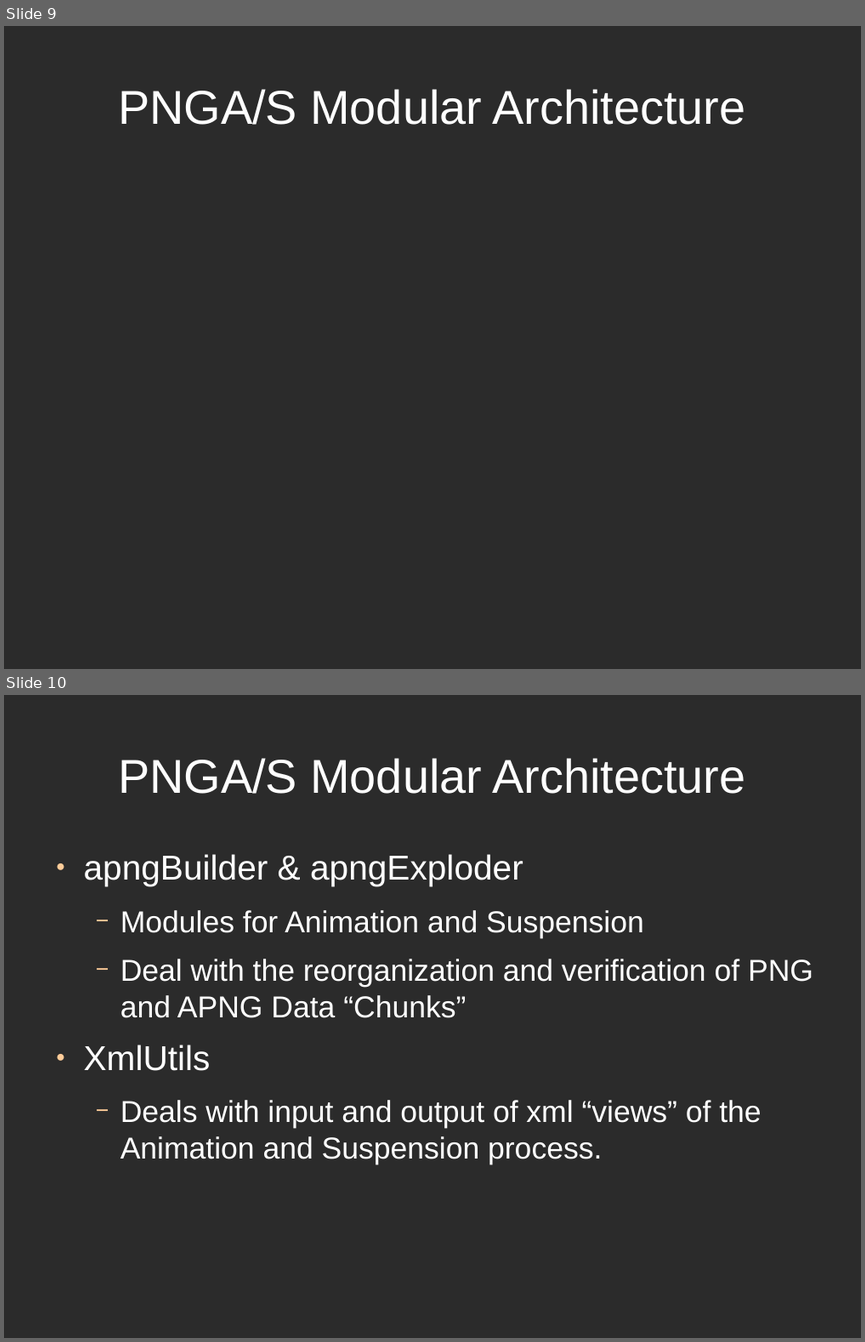
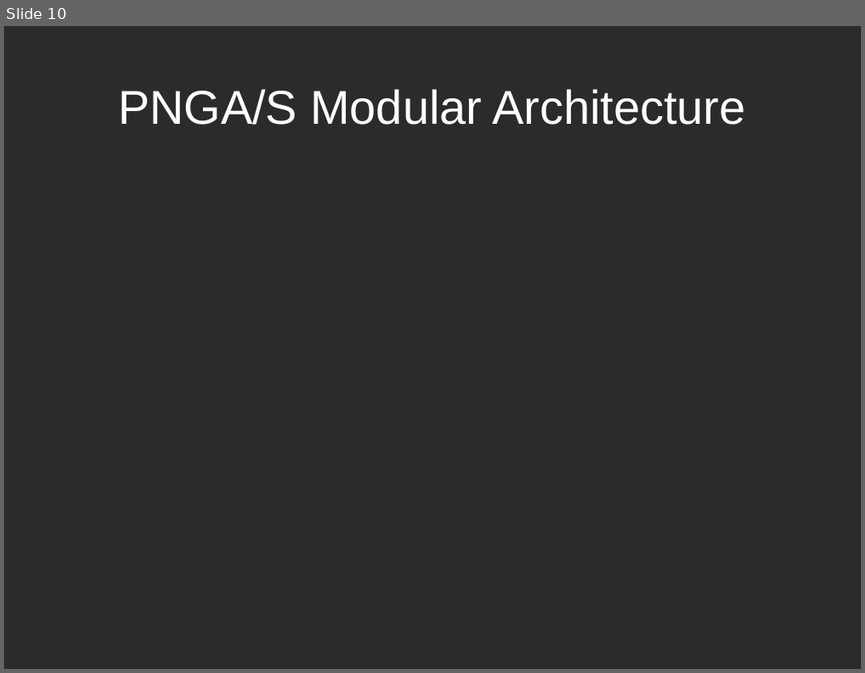
Before and after one commit to directrix1/se2, a slide deck: wip/SE2Presentation.odp. Shown one above the other, each under a label of ours: slides 9 and 10 before the commit, slide 10 after it. The pictures are 865x1342 and 865x673 pixels, drawn with LibreOffice and Linux fonts; fonts in the diff are those of the drawing; background and template pictures are left out; a plain dark background stands for a picture behind light text. Boxes give left, top, right and bottom in pixels: in the first picture for what was removed or moved away, otherwise in the second. Text is boxed around its words. In the diff, an @@ line names an element or a change of style, - is before the commit and + after.

```diff
--- a/wip/SE2Presentation.odp
+++ b/wip/SE2Presentation.odp
@@ slide 10 removed at box(4, 695, 861, 1338), background picture (left out) @@
@@ title removed at box(118, 758, 746, 794) @@
-PNGA/S Modular Architecture
@@ text removed at box(84, 854, 813, 1164) @@
-● apngBuilder & apngExploder
-  − Modules for Animation and Suspension
-  − Deal with the reorganization and verification of PNG and APNG Data “Chunks”
-● XmlUtils
-  − Deals with input and output of xml “views” of the Animation and Suspension process.
@@ what was slide 9 is now slide 10 @@
```
Also in this commit, not shown: 9 slides changed, 4 other slides removed, 1 other file.
